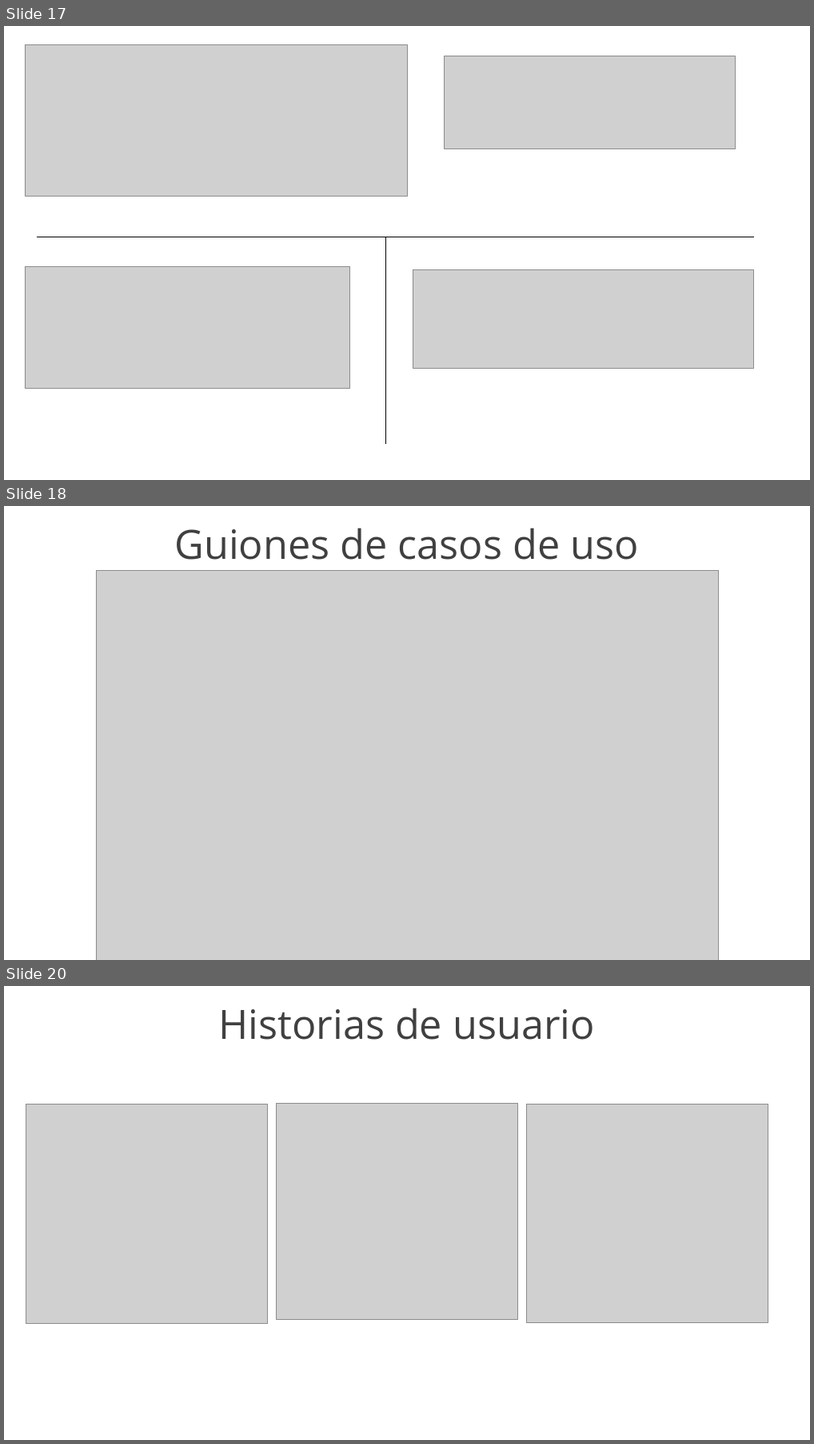
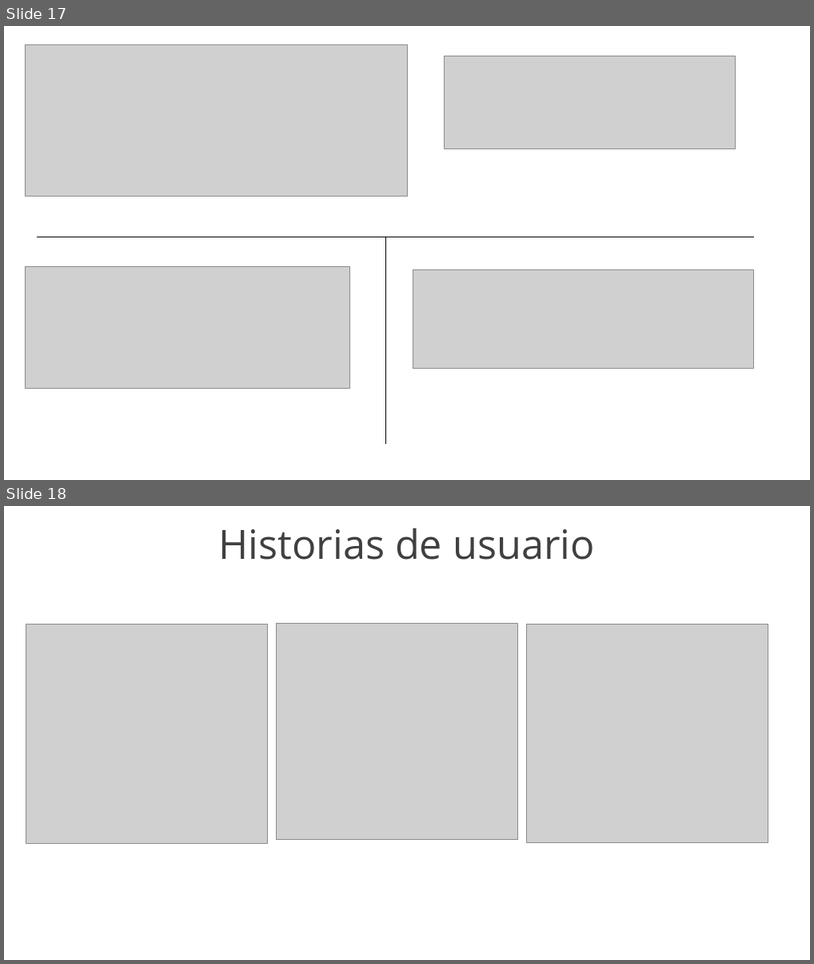
Before and after one commit to yeseniaquejada/SERVICE_MARKET, a slide deck: PROYECTO FORMATIVO.pptx. Shown one above the other, each under a label of ours: slides 17, 18 and 20 before the commit, slides 17 and 18 after it; the slides between them are not shown. The pictures are 814x1444 and 814x964 pixels, drawn with LibreOffice and Linux fonts; fonts in the diff are those of the drawing; grey boxes stand for pictures; background and template pictures are left out. Boxes give left, top, right and bottom in pixels: in the first picture for what was removed or moved away, otherwise in the second. Text is boxed around its words. In the diff, an @@ line names an element or a change of style, - is before the commit and + after.

```diff
--- a/PROYECTO FORMATIVO.pptx
+++ b/PROYECTO FORMATIVO.pptx
@@ slide 18 removed at <box>4,506,810,960</box>, background picture (left out) @@
@@ text removed at <box>175,528,638,560</box> @@
-Guiones de casos de uso
@@ picture removed at <box>96,571,718,960</box> @@
@@ what was slide 20 is now slide 18 @@
```
Also in this commit, not shown: 7 slides changed, 1 other slide removed, 31 other files.
